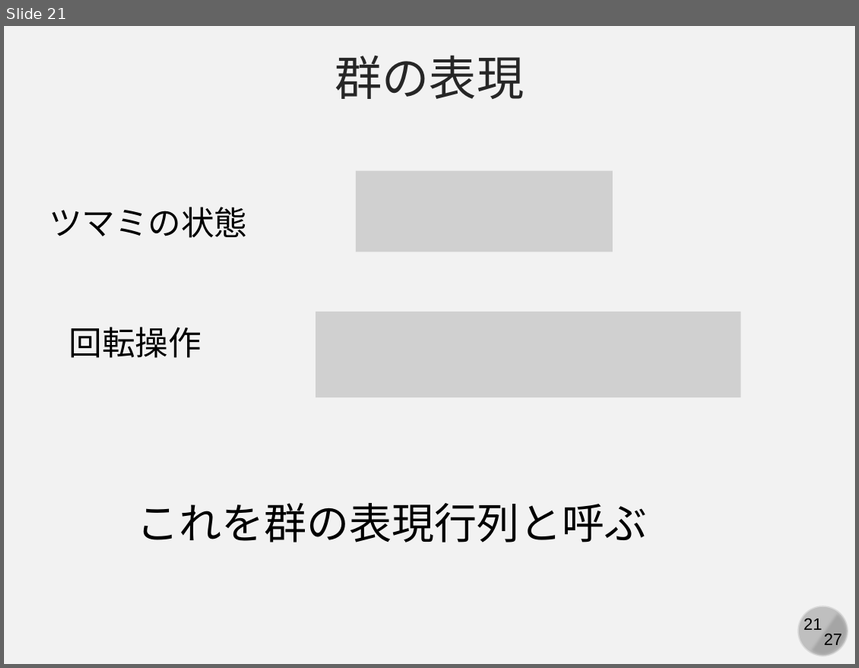
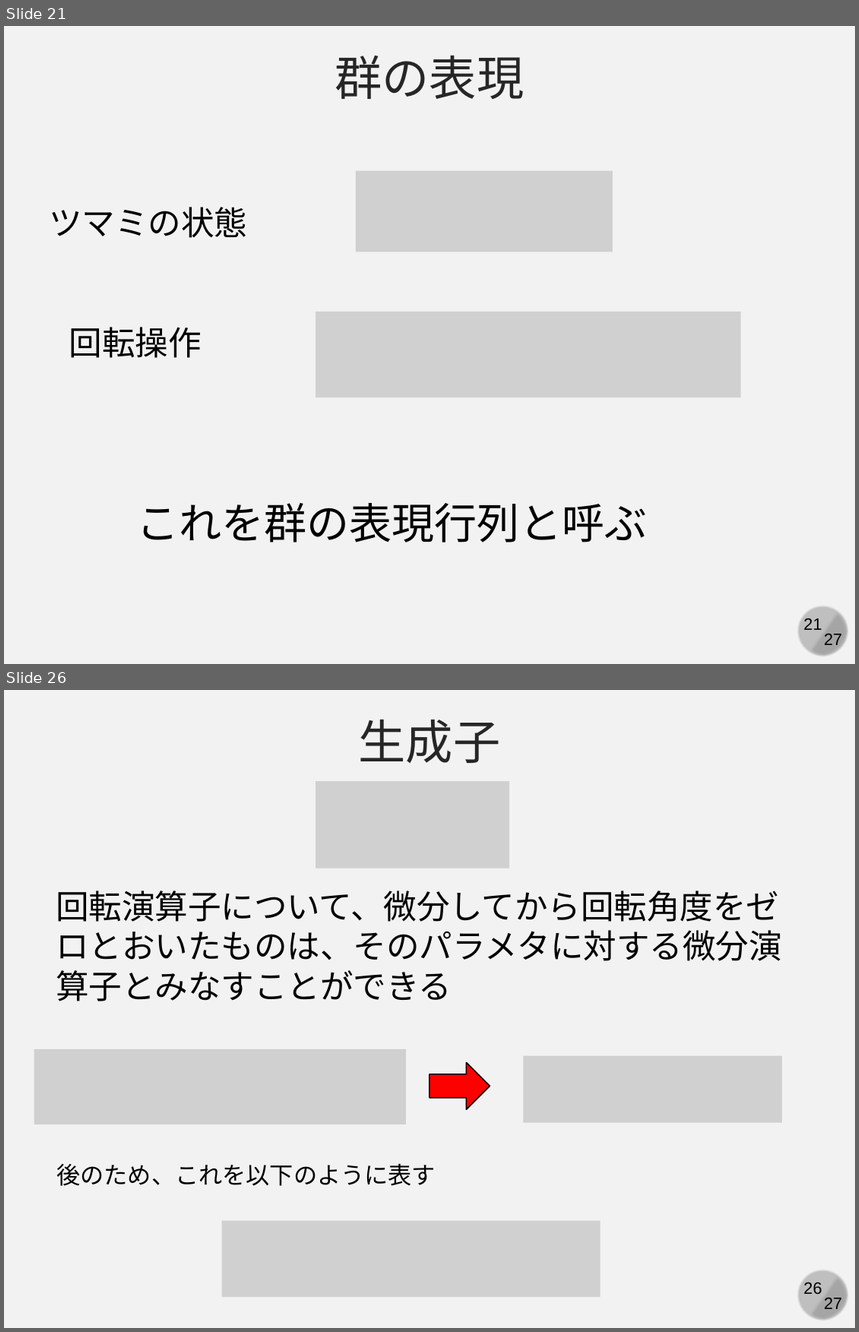
Before and after one commit to kaityo256/classical_mechanics, a slide deck: poisson/fig/slide.pptx. Shown one above the other, each under a label of ours: slide 21 before the commit, slides 21 and 26 after it; the slides between them are not shown. The pictures are 859x668 and 859x1332 pixels, drawn with LibreOffice and Linux fonts; fonts in the diff are those of the drawing; grey boxes stand for pictures. Boxes give left, top, right and bottom in pixels: in the first picture for what was removed or moved away, otherwise in the second. Text is boxed around its words. In the diff, an @@ line names an element or a change of style, - is before the commit and + after.

```diff
--- a/poisson/fig/slide.pptx
+++ b/poisson/fig/slide.pptx
@@ slide 26 added at (4,690,855,1328), background #F2F2F2; not listed: 4 template elements that a slide beside it also shows @@
@@ text added at (359,719,501,763), 40 pt, text #262626 @@
+生成子
@@ picture added at (316,781,509,868) @@
@@ text added at (56,891,782,1002), 28 pt, text #000000 @@
+回転演算子について、微分してから回転角度をゼロとおいたものは、そのパラメタに対する微分演算子とみなすことができる
@@ picture added at (34,1049,406,1125) @@
@@ right arrow added at (430,1063,490,1110), fill #FF0000, outline #000000 1 pt @@
@@ picture added at (523,1056,782,1123) @@
@@ text added at (57,1164,436,1186), 20 pt, text #000000 @@
+後のため、これを以下のように表す
@@ picture added at (222,1221,601,1298) @@
```
Also in this commit, not shown: 1 slide changed, 6 other slides added, 1 other file.
